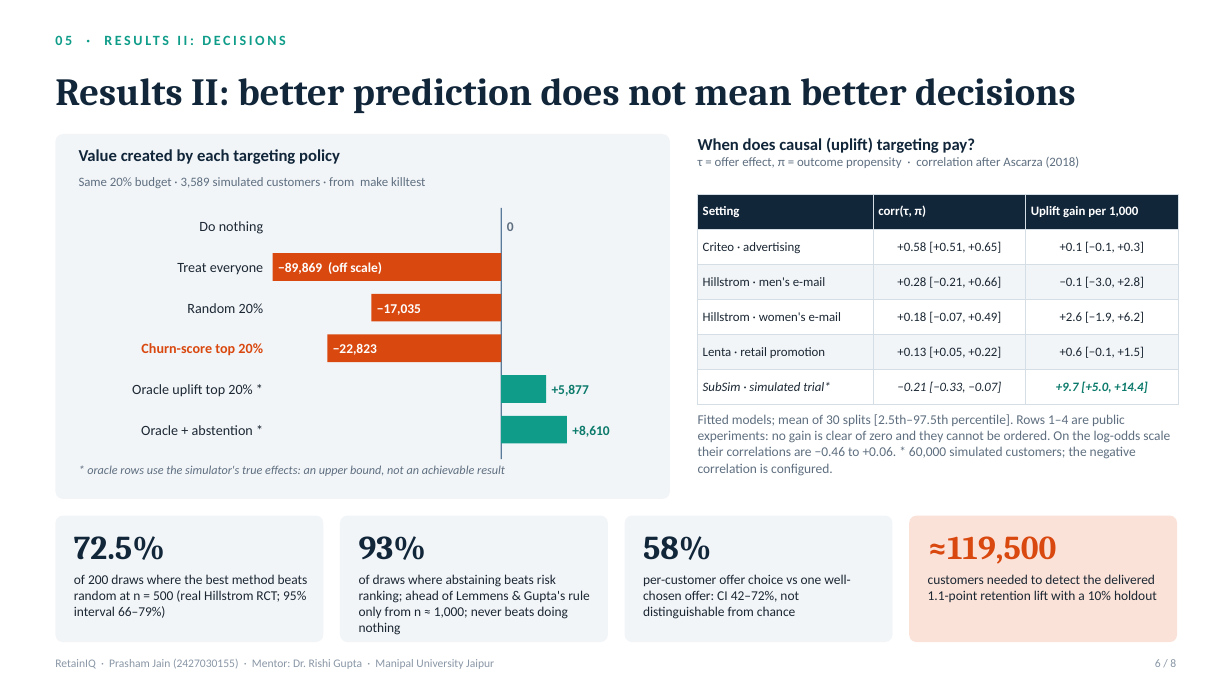
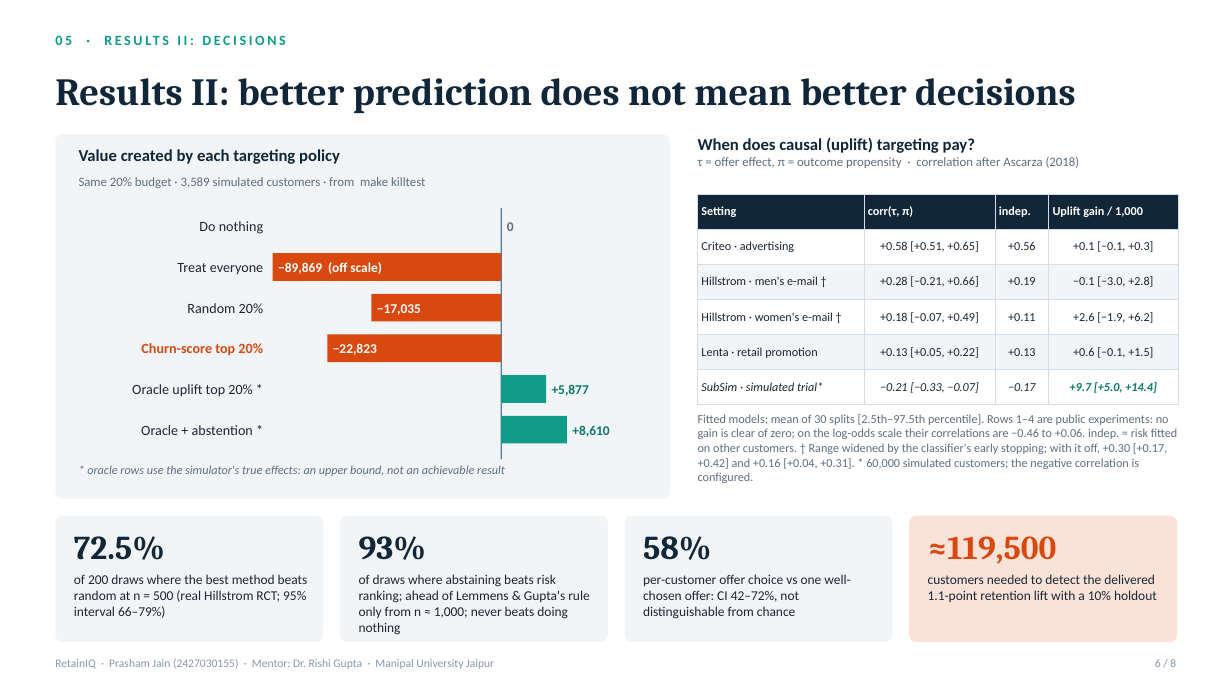
Before and after one commit to PrashamJ17/PBL-Proj, a slide deck: slide 6 of presentation/RetainIQ_Presentation.pptx. Drawn at 1232x693 pixels with LibreOffice and Linux fonts; fonts in the diff are those of the drawing. Boxes give left, top, right and bottom in pixels: in the first picture for what was removed or moved away, otherwise in the second. Text is boxed around its words. In the diff, an @@ line names an element or a change of style, - is before the commit and + after.

Commit message:
The correlation moves with the definition of risk more than with shared noise, and the unstable Hillstrom figure was the classifier stopping early (D-076)
The check D-074 left owed, with its design and five predictions committed
first (c882ab1). Three held, one failed, one failed in one setting of five.
The full thirty-split run was repeated and reproduces every D-074 column
exactly on all 150 splits.

What D-074 asked, shared noise or less data:
- Sharing customers between the effect model and a both-arm risk model
  inflates the correlation in all four real settings, by 0.05, 0.01, 0.04
  and 0.02. Nothing in the simulator, nothing on the log-odds scale.
- Halving the data has no consistent effect.
- The larger part is the definition. Risk fitted on control customers only,
  which is Ascarza's, reads lower than risk fitted on both arms, which is
  ours: by 0.08 in Criteo and 0.12 in Hillstrom (womens).

What the failed prediction found (exploratory, and labelled so):
- scikit-learn's gradient boosting stops early by default above 10,000 rows.
  Hillstrom's arms hold about 10,650. The T-learner's two models stopped at
  the same round on 1 split of 30, and the correlation tracks the difference
  in rounds (+0.74, +0.78).
- With stopping off: Hillstrom (mens) +0.30 [+0.17, +0.42], sd 0.076 from
  0.234; Hillstrom (womens) +0.16 [+0.04, +0.31], sd 0.073 from 0.138.
- The split quoted for months as +0.69 ran 70 rounds against 26. Fitted
  alike it gives +0.35.
- Means, log-odds figures and uplift gains do not move. Nothing fitted on
  10,000 rows or fewer is affected, and a test pins that.
- D-074's explanation of the spread, shared estimation noise, was wrong and
  is recorded as wrong.

Not changed: benchmarks/models._clf. Fixing its stopping rule alters every
benchmark figure fitted on more than 10,000 rows and needs Criteo and Lenta
re-run. Left as a decision, recommended.

As fixed in advance: sharing moved one setting by more than 0.05, so the
figure with risk fitted on other customers is now reported beside the
table's figure in the README, report, deck and speech.

New: `--stopping-diagnostic` on the correlation command. fig07 redrawn with
a caveat on the two Hillstrom bars. Speech answers added this session now
state what was done without saying who did it.

29 new tests, 750 in 30 files. make check passes (5 min 32 s on battery).
The demo video was not re-rendered; the one on disk predates these tests.

```diff
--- a/presentation/RetainIQ_Presentation.pptx
+++ b/presentation/RetainIQ_Presentation.pptx
@@ table at <box>698,194,1178,397</box> @@
-column 1, row 3: Hillstrom · men's e-mail
+column 1, row 3: Hillstrom · men's e-mail †
-column 1, row 4: Hillstrom · women's e-mail
+column 1, row 4: Hillstrom · women's e-mail †
-column 3: Uplift gain per 1,000 | +0.1 [−0.1, +0.3] | −0.1 [−3.0, +2.8] | +2.6 [−1.9, +6.2] | +0.6 [−0.1, +1.5] | +9.7 [+5.0, +14.4]
+column 3: indep. | +0.56 | +0.19 | +0.11 | +0.13 | −0.17
+column 4: Uplift gain / 1,000 | +0.1 [−0.1, +0.3] | −0.1 [−3.0, +2.8] | +2.6 [−1.9, +6.2] | +0.6 [−0.1, +1.5] | +9.7 [+5.0, +14.4]
@@ text at <box>698,414,1177,483</box>: text changed; size 10.5 to 9.5 pt @@
-Fitted models; mean of 30 splits [2.5th–97.5th percentile]. Rows 1–4 are public experiments: no gain is clear of zero and they cannot be ordered. On the log-odds scale their correlations are −0.46 to +0.06. * 60,000 simulated customers; the negative correlation is configured.
+Fitted models; mean of 30 splits [2.5th–97.5th percentile]. Rows 1–4 are public experiments: no gain is clear of zero; on the log-odds scale their correlations are −0.46 to +0.06. indep. = risk fitted on other customers. † Range widened by the classifier's early stopping; with it off, +0.30 [+0.17, +0.42] and +0.16 [+0.04, +0.31]. * 60,000 simulated customers; the negative correlation is configured.
```
Also in this commit, not shown: 2 other slides changed, 21 other files.
